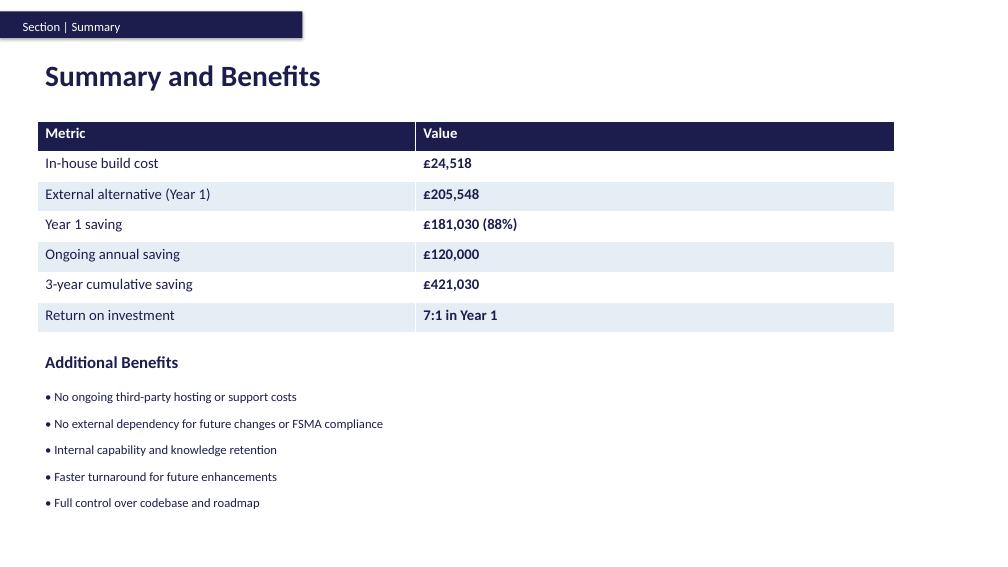
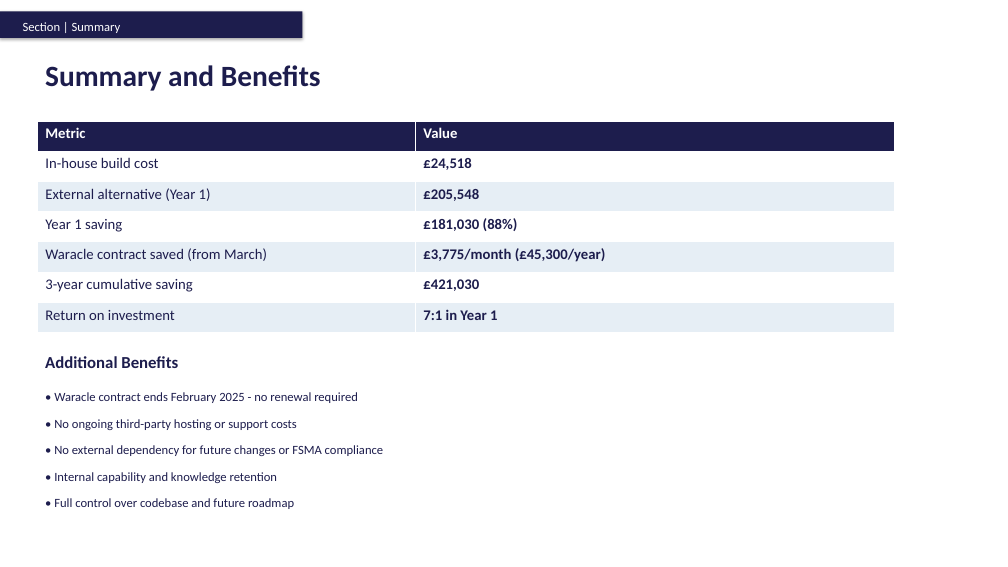
Before and after one commit to Pinger2024/roadmap-templates, a slide deck: slide 6 of Cost_Benefit_Analysis_Template.pptx. Drawn at 1008x567 pixels with LibreOffice and Linux fonts; fonts in the diff are those of the drawing. Boxes give left, top, right and bottom in pixels: in the first picture for what was removed or moved away, otherwise in the second. Text is boxed around its words. In the diff, an @@ line names an element or a change of style, - is before the commit and + after.

Commit message:
Added Waracle contract context

```diff
--- a/Cost_Benefit_Analysis_Template.pptx
+++ b/Cost_Benefit_Analysis_Template.pptx
@@ table at bbox=[38, 121, 895, 333] @@
-row 5, column 1: Ongoing annual saving
+row 5, column 1: Waracle contract saved (from March)
-row 5, column 2: £120,000
+row 5, column 2: £3,775/month (£45,300/year)
@@ text added at bbox=[54, 392, 358, 403], 12 pt, text #1D1D4D @@
+• Waracle contract ends February 2025 - no renewal required
@@ 3 texts: place and size @@
-3 texts at bbox=[54, 392, 384, 456]
+3 texts at bbox=[54, 419, 384, 483]
@@ text removed at bbox=[54, 472, 277, 481] @@
-• Faster turnaround for future enhancements
@@ text at bbox=[54, 498, 294, 509]: text changed @@
-• Full control over codebase and roadmap
+• Full control over codebase and future roadmap
```
Also in this commit, not shown: 3 other slides changed.
